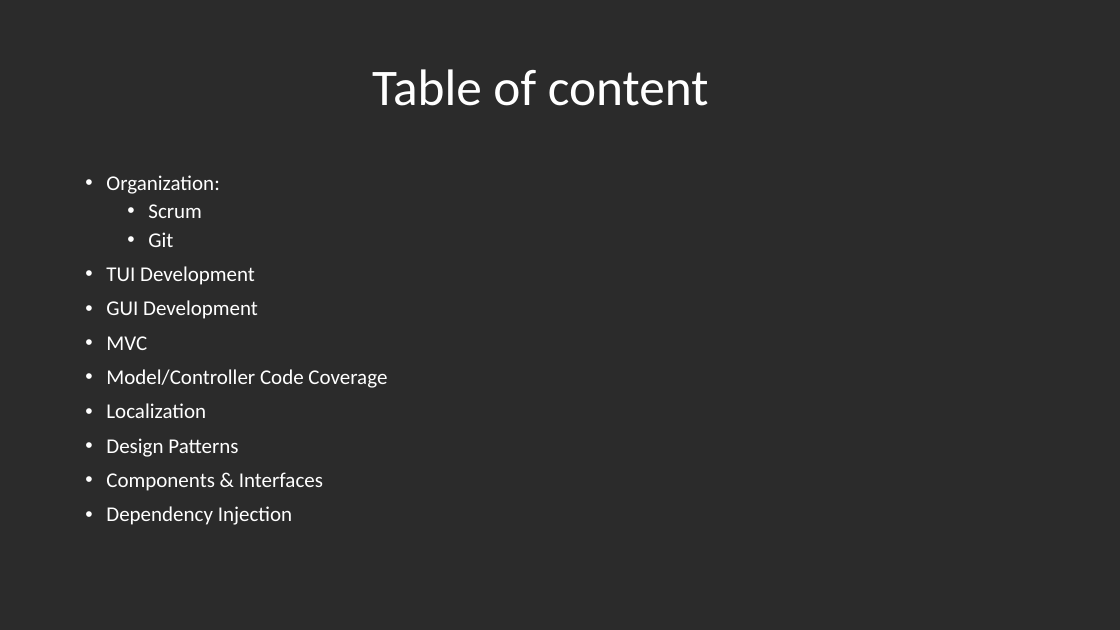
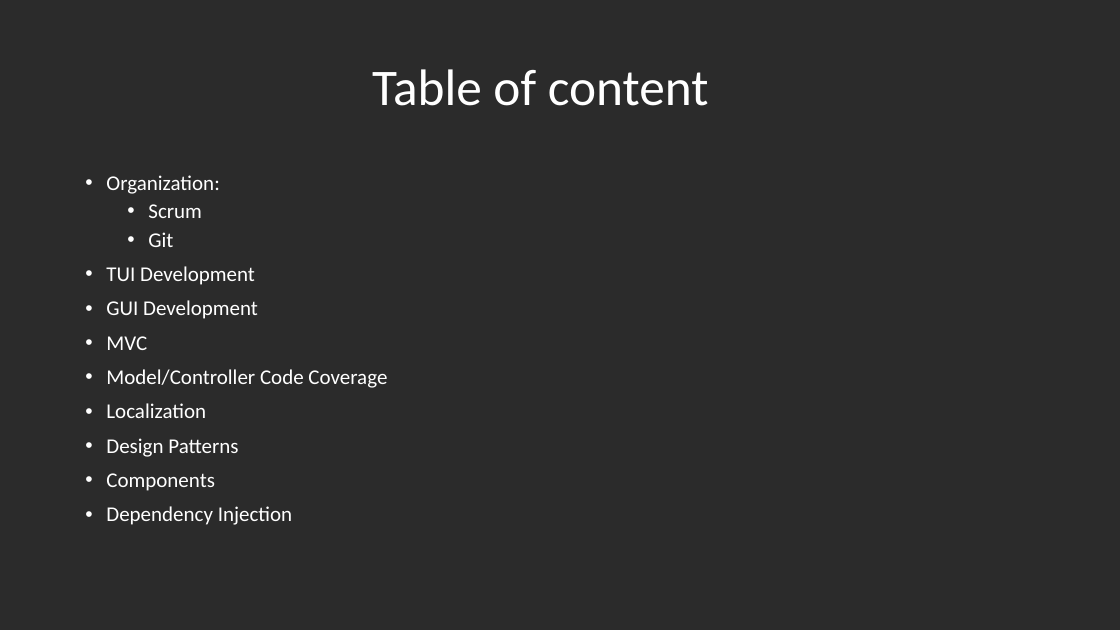
Before and after one commit to segidev/htwg.se.awol, a slide deck: slide 2 of Projektpräsentation SE.pptx. Drawn at 1120x630 pixels with LibreOffice and Linux fonts; fonts in the diff are those of the drawing; background and template pictures are left out; a plain dark background stands for a picture behind light text. Boxes give left, top, right and bottom in pixels: in the first picture for what was removed or moved away, otherwise in the second. Text is boxed around its words. In the diff, an @@ line names an element or a change of style, - is before the commit and + after.

```diff
--- a/Projektpräsentation SE.pptx
+++ b/Projektpräsentation SE.pptx
@@ text at box(106, 473, 215, 491): text changed @@
-• Components & Interfaces
+• Components
```
Also in this commit, not shown: 2 other slides changed.
